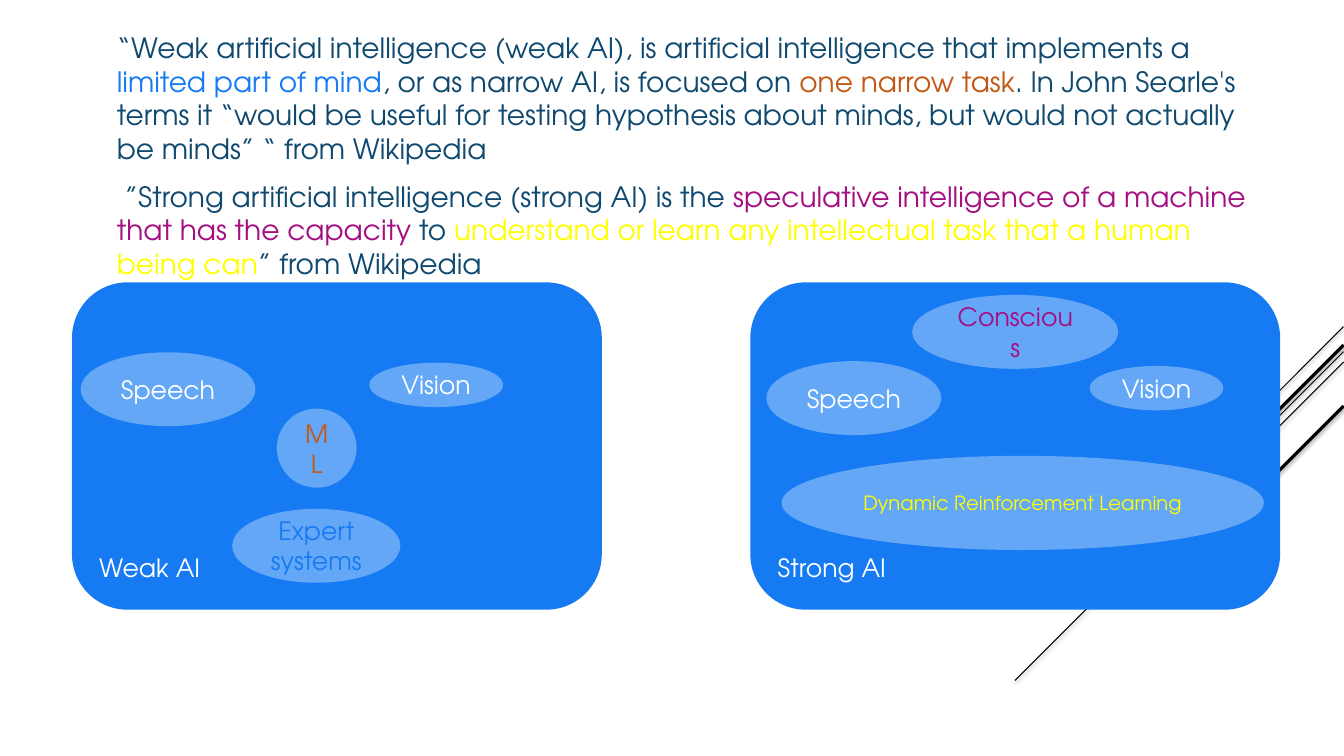
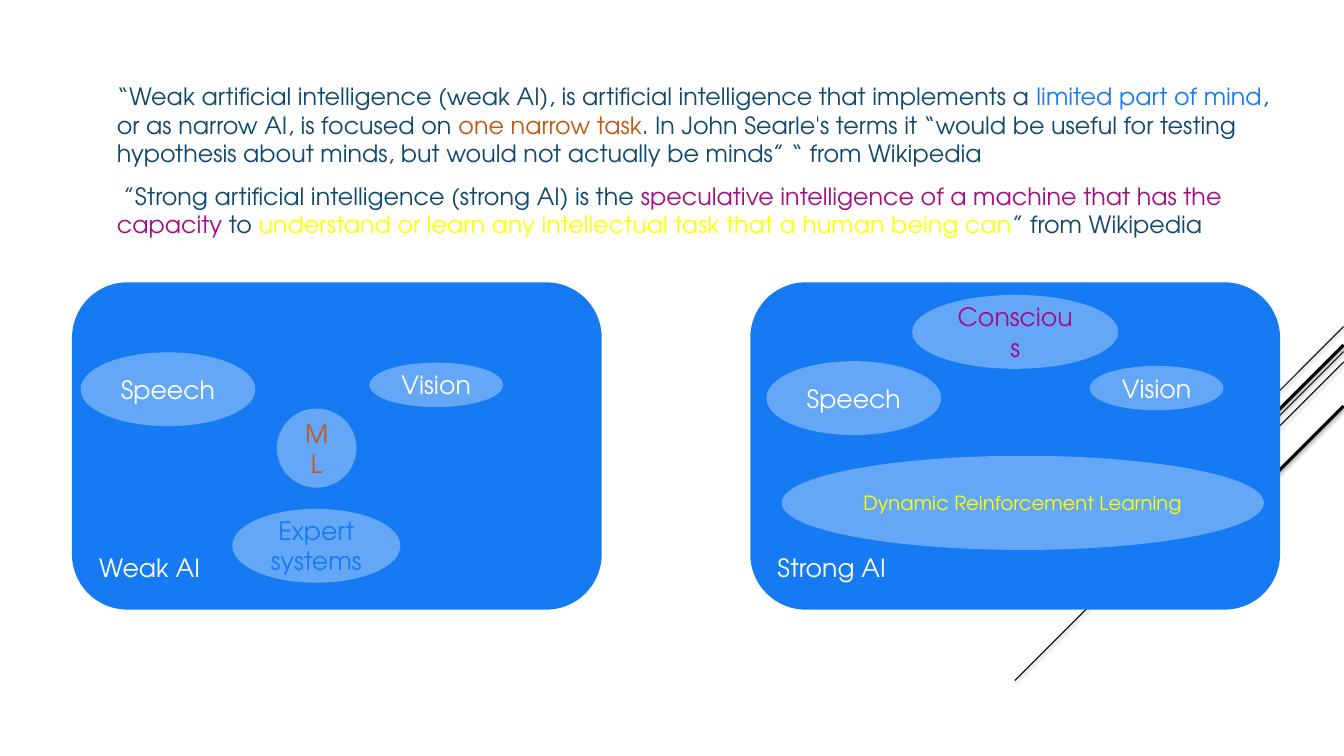
Before and after one commit to jnguyen1192/SIA, a slide deck: slide 3 of SAI_presentation_libre_office.pptx. Drawn at 1344x756 pixels with LibreOffice and Linux fonts; fonts in the diff are those of the drawing. Boxes give left, top, right and bottom in pixels: in the first picture for what was removed or moved away, otherwise in the second. Text is boxed around its words. In the diff, an @@ line names an element or a change of style, - is before the commit and + after.

Commit message:
#12 Weak AI vs Strong AI explanation concept number one part 54 added

```diff
--- a/SAI_presentation_libre_office.pptx
+++ b/SAI_presentation_libre_office.pptx
@@ text "“Weak artificial intelligence (weak AI), ..." at box(117, 87, 1269, 238): size 20 to 17 pt @@
```
Also in this commit, not shown: 4 other slides changed.
